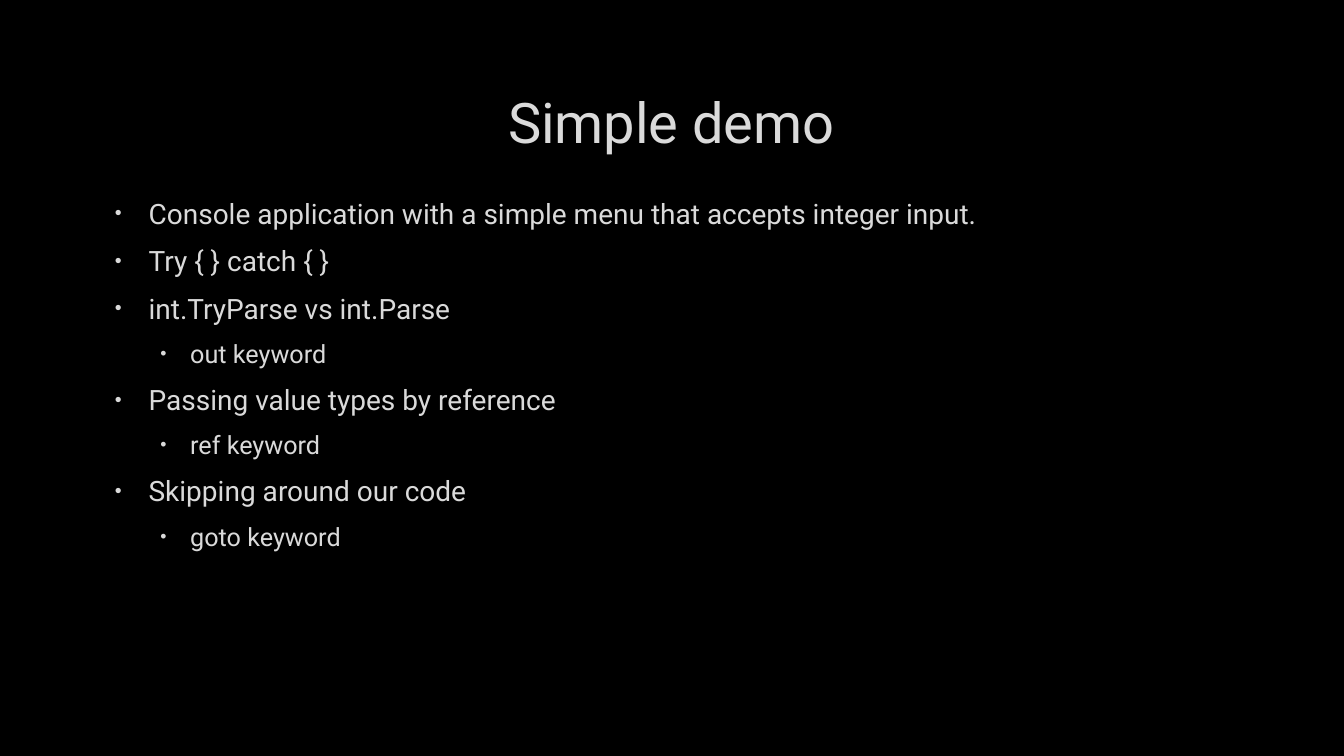
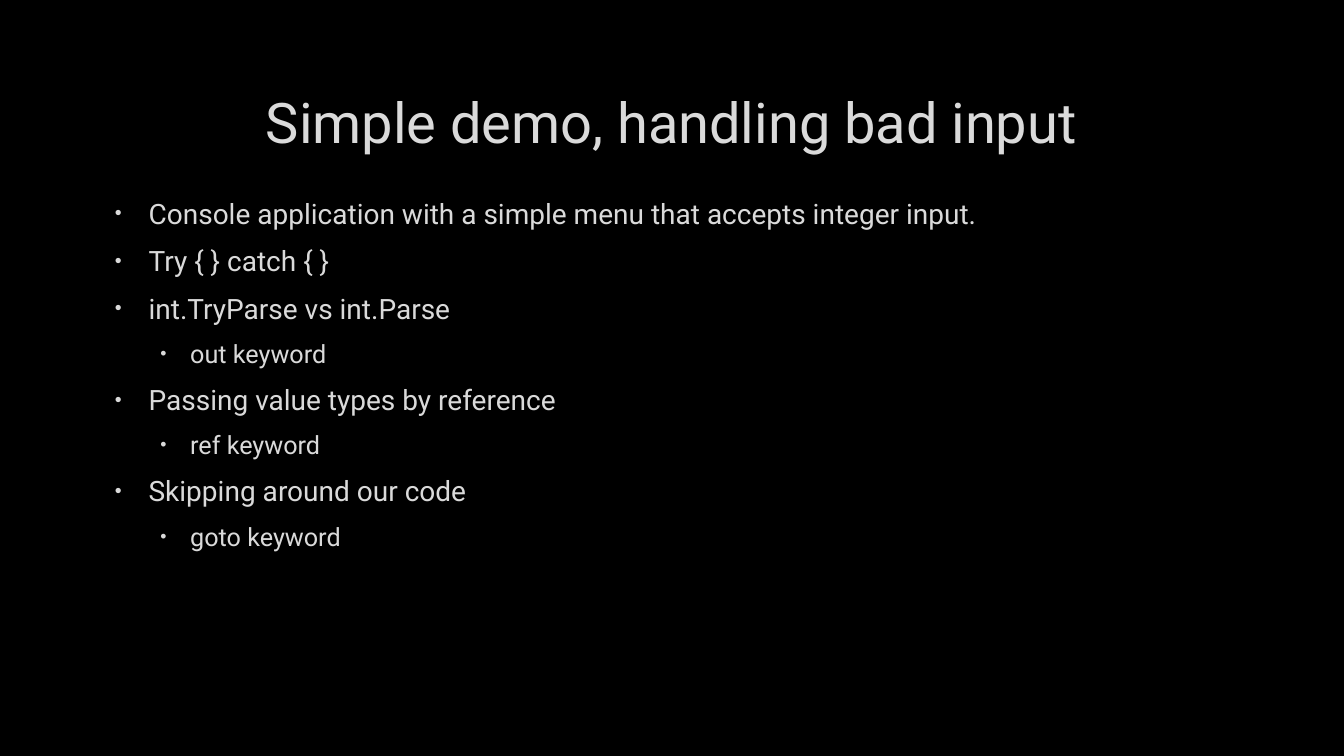
Before and after one commit to darrare/CS-3020, a slide deck: slide 3 of Documents/Powerpoints/1.3 Error Handling & The ref, out, and goto Keywords.pptx. Drawn at 1344x756 pixels with LibreOffice and Linux fonts; fonts in the diff are those of the drawing; background and template pictures are left out. Boxes give left, top, right and bottom in pixels: in the first picture for what was removed or moved away, otherwise in the second. Text is boxed around its words. In the diff, an @@ line names an element or a change of style, - is before the commit and + after.

```diff
--- a/Documents/Powerpoints/1.3 Error Handling & The ref, out, and goto Keywords.pptx
+++ b/Documents/Powerpoints/1.3 Error Handling & The ref, out, and goto Keywords.pptx
@@ title at bbox=[266, 101, 1077, 155]: text changed @@
-Simple demo
+Simple demo, handling bad input
```
Also in this commit, not shown: 5 other files.
